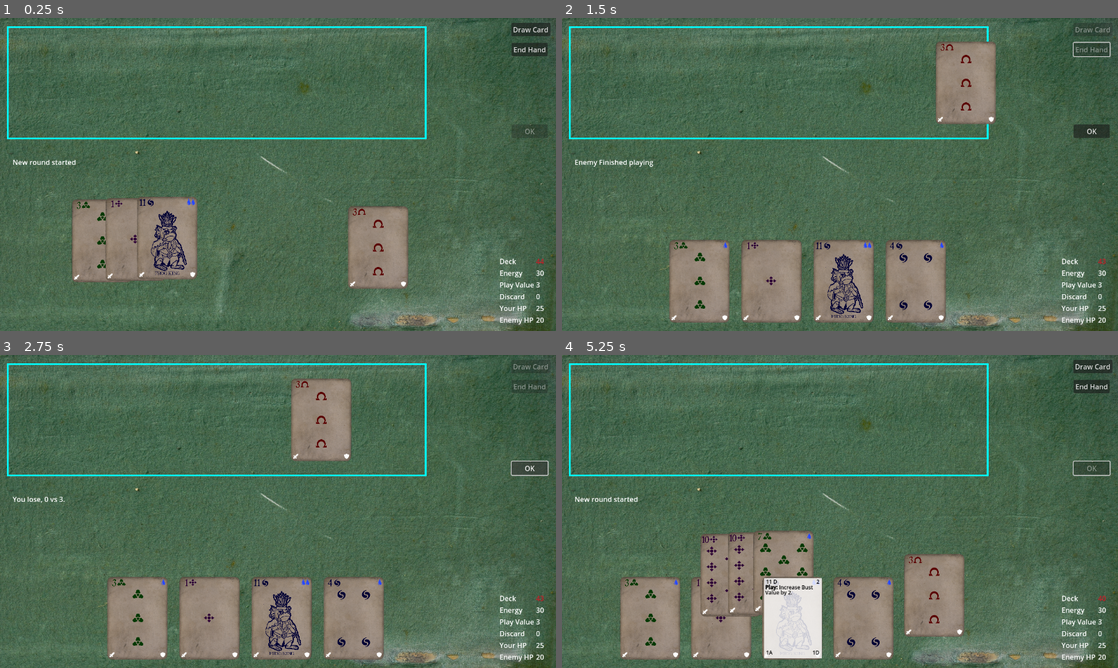
Above: before the commit, frames 1-4 (two rows, left to right).
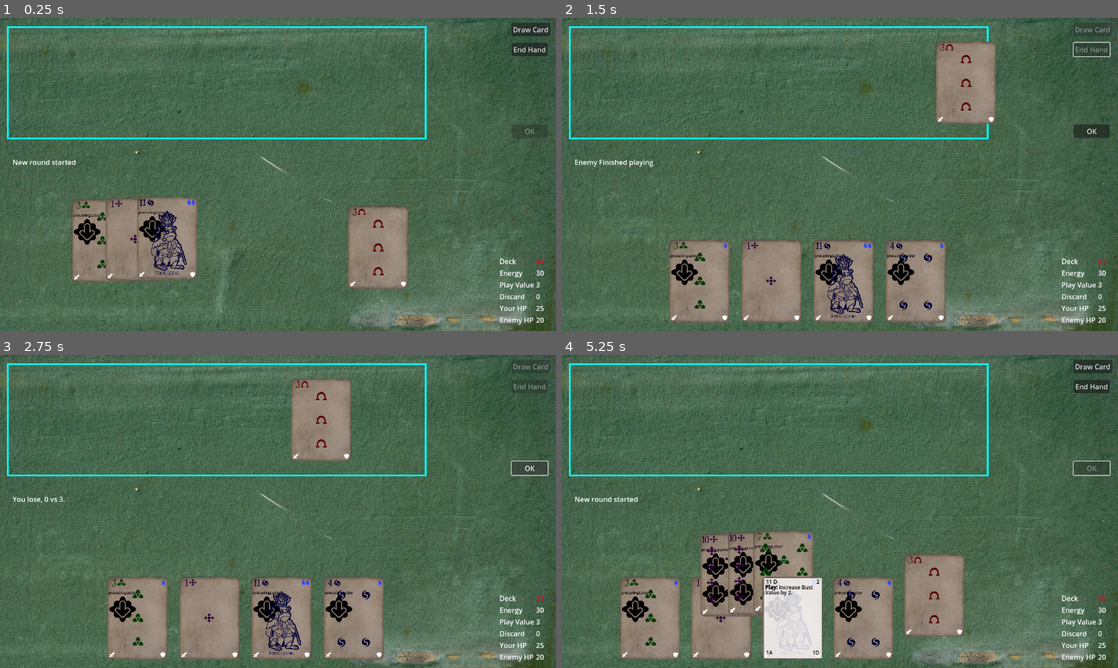
Above: after the commit, the same moments.

Repository: TicklesTheBrain/CardBuilder
Game: Godot game, scene res://game.tscn
The game is run twice, just before and just after one commit, with the same random seed, the same clock (stepped at 60 frames per second) and the same inputs.
Inputs (mouse positions are in pixels of both pictures, inside the frame that each line leads up to):
- Up to frame 1 (0.25 s): no input
- Up to frame 2 (1.5 s): click "Draw Card" at 0.5 s; click "End Hand" at 1.25 s
- Up to frame 3 (2.75 s): click "OK" at 2 s
- Up to frame 4 (5.25 s): click "OK" at 2.75 s; click "OK" at 3.5 s; drag from (701, 617) to (845, 617) at 4.27 s; tap Enter at 5 s; drag from (773, 617) to (917, 617) at 5.02 s

The runs differ from the first frame. In frame 1, 0.5% of the frame differs, in the area x 13-30%, y 61-73%; in frame 2, 0.7%; in frame 3, 0.7%; in frame 4, 1.7%, in the area x 10-54%, y 60-86%.

Commit message:
hooking up effect symbols

Diff:
--- a/cardEffectDisplayProperties.gd
+++ b/cardDisplayProperties.gd
@@ -1,5 +1,5 @@
 extends Resource
-class_name CardInfoDisplayProperties
+class_name CardDisplayProperties
 
 @export var identifier: String
 @export var texture: Texture2D
--- a/cardEffects/cardEffect.gd
+++ b/cardEffects/cardEffect.gd
@@ -10,6 +10,7 @@
 @export var followUpEffects: Array[CardEffect] = []
 @export var includeFollowUpText: bool = false
 @export var subjectActor: GameStateContext.ActorType
+@export var effectSymbols: Array[EffectDisplayProperties.SymbolFlags]
 
 func trigger(ctxt: GameStateContext):
 	#print('trigger launched', conditionals)
--- a/cardImageTemplate.gd
+++ b/cardImageTemplate.gd
@@ -16,14 +16,44 @@
 @export var cardNameLabel: Label
 
 @export_group("Card Display Properties")
+@export var maxColumnItems: int = 10
 @export var typeProperties: Array[CardTypeDisplayProperties]
-@export var cardEffectSymbolReference: Array[CardInfoDisplayProperties]
-@export var conditionalSymbolReference: Array[CardInfoDisplayProperties]
-@export var modifierSymbolReference: Array[CardInfoDisplayProperties]
-
+@export var cardEffectSymbolReference: Array[EffectDisplayProperties]
+@export var playConditionSymbol: Texture2D
 @export var defaultSymbol: Texture2D
 
+var columnNodes = []
+
 func setup(cardData: CardData):
+
+	if cardData.playConditionals.size() > 0:
+		columnNodes.push_back(addSymbol(playConditionSymbol))
+
+	addSymbols(cardData.value.modifiers.map(func(m): return m.modifierName), cardEffectSymbolReference)
+	addSymbols(cardData.cost.modifiers.map(func(m): return m.modifierName), cardEffectSymbolReference)
+	addSymbols(cardData.attack.modifiers.map(func(m): return m.modifierName), cardEffectSymbolReference)
+	addSymbols(cardData.defence.modifiers.map(func(m): return m.modifierName), cardEffectSymbolReference)
+	addSymbols(cardData.startMatchEffects.map(func(m): return m.effectName), cardEffectSymbolReference, "S:")
+	addSymbols(cardData.drawEffects.map(func(m): return m.effectName), cardEffectSymbolReference, "D:")
+	addSymbols(cardData.onPlayEffects.map(func(m): return m.effectName), cardEffectSymbolReference, "P:")
+	addSymbols(cardData.onWinEffects.map(func(m): return m.effectName), cardEffectSymbolReference, "W:")
+	addSymbols(cardData.onLoseEffects.map(func(m): return m.effectName), cardEffectSymbolReference, "L:")
+	addSymbols(cardData.onBustEffects.map(func(m): return m.effectName), cardEffectSymbolReference, "B:")
+	addSymbols(cardData.endRoundEffects.map(func(m): return m.effectName), cardEffectSymbolReference, "E:")
+
+	if columnNodes.size() > maxColumnItems:
+		for node in columnNodes:
+			node.visible = false
+		addLetter('S')
+		addLetter('O')
+		addLetter(" ")
+		addLetter("M")
+		addLetter("A")
+		addLetter("N")
+		addLetter("Y")
+
+	if cardData.cardName == "null":
+		CardNamingLord.askToNameCard(cardData)
 
 	var value = cardData.getValue()
 	numberLabel.text = str(value)
@@ -70,22 +100,7 @@
 		for i in range(defence-1):
 			doublingShield = doublingShield.doubleWithOffset()
 
-	addSymbols(cardData.playConditionals.map(func(c): return c.conditionalName), conditionalSymbolReference)
-	addSymbols(cardData.value.modifiers.map(func(m): return m.modifierName), modifierSymbolReference)
-	addSymbols(cardData.cost.modifiers.map(func(m): return m.modifierName), modifierSymbolReference)
-	addSymbols(cardData.attack.modifiers.map(func(m): return m.modifierName), modifierSymbolReference)
-	addSymbols(cardData.defence.modifiers.map(func(m): return m.modifierName), modifierSymbolReference)
-	addSymbols(cardData.startMatchEffects.map(func(m): return m.effectName), cardEffectSymbolReference, "S:")
-	addSymbols(cardData.drawEffects.map(func(m): return m.effectName), cardEffectSymbolReference, "D:")
-	addSymbols(cardData.onPlayEffects.map(func(m): return m.effectName), cardEffectSymbolReference, "P:")
-	addSymbols(cardData.onWinEffects.map(func(m): return m.effectName), cardEffectSymbolReference, "W:")
-	addSymbols(cardData.onLoseEffects.map(func(m): return m.effectName), cardEffectSymbolReference, "L:")
-	addSymbols(cardData.onBustEffects.map(func(m): return m.effectName), cardEffectSymbolReference, "B:")
-	addSymbols(cardData.endRoundEffects.map(func(m): return m.effectName), cardEffectSymbolReference, "E:")
-
-
-func addSymbols(identifierArray, identifierReference: Array[CardInfoDisplayProperties], precedingLetter = null):
-	#TODO: add clauses for too many symbols
+func addSymbols(identifierArray, identifierReference: Array[EffectDisplayProperties], precedingLetter = null):
 	var letterAdded = false
 	for id in identifierArray:
 		if id == null:
@@ -95,12 +110,9 @@
 		if matching.size() > 0:
 			symbolTexture = matching[0].texture
 		if not letterAdded and precedingLetter != null:
-			var newLetter = infoColumnLetter.duplicate()
-			newLetter.text = precedingLetter
-			infoSymbolsColumn.add_child(newLetter)
-			newLetter.visible = true
+			columnNodes.push_back(addLetter("precedingLetter"))
 			letterAdded = true
-		addSymbol(symbolTexture)
+		columnNodes.push_back(addSymbol(symbolTexture))
 
 
 func addSymbol(texture: Texture2D):
@@ -109,3 +121,11 @@
 	newSymbol.texture = texture
 	infoSymbolsColumn.add_child(newSymbol)
 	newSymbol.visible = true
+	return newSymbol
+
+func addLetter(letterToAdd: String):
+	var newLetter = infoColumnLetter.duplicate()
+	newLetter.text = letterToAdd
+	infoSymbolsColumn.add_child(newLetter)
+	newLetter.visible = true
+	return newLetter
--- a/cardImageTemplate.tscn
+++ b/cardImageTemplate.tscn
@@ -1,11 +1,11 @@
-[gd_scene load_steps=19 format=3 uid="uid://c4t3gpgrn0fx3"]
+[gd_scene load_steps=66 format=3 uid="uid://c4t3gpgrn0fx3"]
 
 [ext_resource type="Script" path="res://cardImageTemplate.gd" id="1_0ivgc"]
 [ext_resource type="Texture2D" uid="uid://yjm7ihicna6h" path="res://assets/cardFrontBackground.png" id="1_jh6uf"]
 [ext_resource type="Texture2D" uid="uid://gi762hjifjgk" path="res://assets/specialCardFaces/BatKing.png" id="2_10xu8"]
 [ext_resource type="Texture2D" uid="uid://cq124k65g070u" path="res://assets/cardParamSymbols/manaDrop.png" id="2_rlkwh"]
 [ext_resource type="FontFile" uid="uid://d3orine1p7k7d" path="res://fonts/OLDSH___.TTF" id="3_87qla"]
-[ext_resource type="Texture2D" uid="uid://cilwu14rk48nx" path="res://assets/cardInfoSymbols/card_add.png" id="3_pvqw0"]
+[ext_resource type="Texture2D" uid="uid://cilwu14rk48nx" path="res://assets/cardInfoSymbols/cardDrawSym.png" id="3_pvqw0"]
 [ext_resource type="Script" path="res://cardInterfaceStuff/typeDisplay.gd" id="3_rpyhr"]
 [ext_resource type="Texture2D" uid="uid://chj8mjmxg322o" path="res://assets/cardTypeSymbols/symbolT.png" id="6_dv4bh"]
 [ext_resource type="Texture2D" uid="uid://bru5bfyu7p22" path="res://assets/cardParamSymbols/shield.png" id="8_om3ep"]
@@ -14,6 +14,30 @@
 [ext_resource type="Texture2D" uid="uid://bgtve4d23yr6w" path="res://assets/cardTypeSymbols/symbolS.png" id="11_amyvl"]
 [ext_resource type="Texture2D" uid="uid://ccghpll8o6r4g" path="res://assets/cardTypeSymbols/symbolD.png" id="13_m2d73"]
 [ext_resource type="Texture2D" uid="uid://b2t5os3i8osfs" path="res://assets/cardTypeSymbols/symbolQ.png" id="14_6qolb"]
+[ext_resource type="Script" path="res://cardInterfaceStuff/effectDisplayProperties.gd" id="15_mwoi4"]
+[ext_resource type="Texture2D" uid="uid://ctdinche2d6ok" path="res://assets/cardInfoSymbols/bustDownSym.png" id="16_3d2d7"]
+[ext_resource type="Texture2D" uid="uid://fyapjh5oi8us" path="res://assets/cardInfoSymbols/bustUpSym.png" id="17_nmnrj"]
+[ext_resource type="Texture2D" uid="uid://1q1uce8mi2o8" path="res://assets/cardInfoSymbols/cardAddSym.png" id="18_kf6f6"]
+[ext_resource type="Texture2D" uid="uid://djmopo04klui4" path="res://assets/cardInfoSymbols/cardDestroySym.png" id="19_45fm6"]
+[ext_resource type="Texture2D" uid="uid://b8q2qy7mxflcj" path="res://assets/cardInfoSymbols/cardDiscardSym.png" id="20_p76iv"]
+[ext_resource type="Texture2D" uid="uid://ba0pkhx7d82ga" path="res://assets/cardInfoSymbols/createCardSym.png" id="21_qnhvt"]
+[ext_resource type="Texture2D" uid="uid://oa16klgs2oa0" path="res://assets/cardInfoSymbols/discardSelfSym.png" id="22_esqs5"]
+[ext_resource type="Texture2D" uid="uid://lt622qw2hgq4" path="res://assets/cardInfoSymbols/graftSym.png" id="23_gimpc"]
+[ext_resource type="Texture2D" uid="uid://bdk735xcafq66" path="res://assets/cardInfoSymbols/manaMinusSym.png" id="24_58spe"]
+[ext_resource type="Texture2D" uid="uid://3xvot07h2s1b" path="res://assets/cardInfoSymbols/manaPlusSym.png" id="25_hh1dy"]
+[ext_resource type="Texture2D" uid="uid://vnkfewfkbqkc" path="res://assets/cardInfoSymbols/multiManaMinusSym.png" id="26_ivmlg"]
+[ext_resource type="Texture2D" uid="uid://dvfxh6adgm4ud" path="res://assets/cardInfoSymbols/multiManaPlusSym.png" id="27_1rt4o"]
+[ext_resource type="Texture2D" uid="uid://bn3virg4d6oip" path="res://assets/cardInfoSymbols/shieldUpSym.png" id="28_ep7gp"]
+[ext_resource type="Texture2D" uid="uid://dgxe505tsdsyl" path="res://assets/cardInfoSymbols/shieldDownSym.png" id="29_urlhp"]
+[ext_resource type="Texture2D" uid="uid://cvxr13aiv3xw6" path="res://assets/cardInfoSymbols/multiShieldSym.png" id="30_nod7w"]
+[ext_resource type="Texture2D" uid="uid://dg0s7aahhlav6" path="res://assets/cardInfoSymbols/swordUpSym.png" id="31_hbsox"]
+[ext_resource type="Texture2D" uid="uid://coqs5xchy0834" path="res://assets/cardInfoSymbols/swordDownSym.png" id="32_fdf8n"]
+[ext_resource type="Texture2D" uid="uid://rrnjxbu4mjj5" path="res://assets/cardInfoSymbols/multiSwordSym.png" id="33_vgrqk"]
+[ext_resource type="Texture2D" uid="uid://0phbw3dey6cw" path="res://assets/cardInfoSymbols/xUpSym.png" id="34_n6nk0"]
+[ext_resource type="Texture2D" uid="uid://c3fdci3uqpuvr" path="res://assets/cardInfoSymbols/xDownSym.png" id="35_b5kkd"]
+[ext_resource type="Texture2D" uid="uid://dubjgun2j3bsb" path="res://assets/cardInfoSymbols/xUnknownSym.png" id="36_qlgx8"]
+[ext_resource type="Texture2D" uid="uid://d0y3xgdyqggy8" path="res://assets/cardInfoSymbols/modifierSym.png" id="37_sv7v1"]
+[ext_resource type="Texture2D" uid="uid://ce5ppkuubkmrf" path="res://assets/cardInfoSymbols/jesterSym.png" id="38_qyqde"]
 
 [sub_resource type="Resource" id="Resource_ve20g"]
 script = ExtResource("3_rpyhr")
@@ -38,6 +62,144 @@
 cardType = 3
 cardSymbolSprite = ExtResource("14_6qolb")
 typeColor = Color(0.415686, 0.0392157, 0.45098, 1)
+
+[sub_resource type="Resource" id="Resource_si11j"]
+script = ExtResource("15_mwoi4")
+cardEffectSymbolFlag = 0
+identifier = ""
+texture = ExtResource("16_3d2d7")
+
+[sub_resource type="Resource" id="Resource_23cca"]
+script = ExtResource("15_mwoi4")
+cardEffectSymbolFlag = 1
+identifier = ""
+texture = ExtResource("17_nmnrj")
+
+[sub_resource type="Resource" id="Resource_hp68o"]
+script = ExtResource("15_mwoi4")
+cardEffectSymbolFlag = 2
+identifier = ""
+texture = ExtResource("18_kf6f6")
+
+[sub_resource type="Resource" id="Resource_qhiwk"]
+script = ExtResource("15_mwoi4")
+cardEffectSymbolFlag = 3
+identifier = ""
+texture = ExtResource("19_45fm6")
+
+[sub_resource type="Resource" id="Resource_2yugf"]
+script = ExtResource("15_mwoi4")
+cardEffectSymbolFlag = 4
+identifier = ""
+texture = ExtResource("20_p76iv")
+
+[sub_resource type="Resource" id="Resource_3q57m"]
+script = ExtResource("15_mwoi4")
+cardEffectSymbolFlag = 5
+identifier = ""
+texture = ExtResource("3_pvqw0")
+
+[sub_resource type="Resource" id="Resource_okoi8"]
+script = ExtResource("15_mwoi4")
+cardEffectSymbolFlag = 6
+identifier = ""
+texture = ExtResource("21_qnhvt")
+
+[sub_resource type="Resource" id="Resource_f2dl7"]
+script = ExtResource("15_mwoi4")
+cardEffectSymbolFlag = 7
+identifier = ""
+texture = ExtResource("22_esqs5")
+
+[sub_resource type="Resource" id="Resource_qjv0l"]
+script = ExtResource("15_mwoi4")
+cardEffectSymbolFlag = 8
+identifier = ""
+texture = ExtResource("23_gimpc")
+
+[sub_resource type="Resource" id="Resource_8mg32"]
+script = ExtResource("15_mwoi4")
+cardEffectSymbolFlag = 9
+identifier = ""
+texture = ExtResource("24_58spe")
+
+[sub_resource type="Resource" id="Resource_5ru8q"]
+script = ExtResource("15_mwoi4")
+cardEffectSymbolFlag = 10
+identifier = ""
+texture = ExtResource("25_hh1dy")
+
+[sub_resource type="Resource" id="Resource_ge3rs"]
+script = ExtResource("15_mwoi4")
+cardEffectSymbolFlag = 11
+identifier = ""
+texture = ExtResource("26_ivmlg")
+
+[sub_resource type="Resource" id="Resource_85sy8"]
+script = ExtResource("15_mwoi4")
+cardEffectSymbolFlag = 12
+identifier = ""
+texture = ExtResource("27_1rt4o")
+
+[sub_resource type="Resource" id="Resource_rfcp4"]
+script = ExtResource("15_mwoi4")
+cardEffectSymbolFlag = 13
+identifier = ""
+texture = ExtResource("28_ep7gp")
+
+[sub_resource type="Resource" id="Resource_w5ssd"]
+script = ExtResource("15_mwoi4")
+cardEffectSymbolFlag = 14
+identifier = ""
+texture = ExtResource("29_urlhp")
+
+[sub_resource type="Resource" id="Resource_3stci"]
+script = ExtResource("15_mwoi4")
+cardEffectSymbolFlag = 18
+identifier = ""
+texture = ExtResource("30_nod7w")
+
+[sub_resource type="Resource" id="Resource_6cg1p"]
+script = ExtResource("15_mwoi4")
+cardEffectSymbolFlag = 16
+identifier = ""
+texture = ExtResource("31_hbsox")
+
+[sub_resource type="Resource" id="Resource_4kcd4"]
+script = ExtResource("15_mwoi4")
+cardEffectSymbolFlag = 17
+identifier = ""
+texture = ExtResource("32_fdf8n")
+
+[sub_resource type="Resource" id="Resource_u8jst"]
+script = ExtResource("15_mwoi4")
+cardEffectSymbolFlag = 18
+identifier = ""
+texture = ExtResource("33_vgrqk")
+
+[sub_resource type="Resource" id="Resource_7cvb4"]
+script = ExtResource("15_mwoi4")
+cardEffectSymbolFlag = 19
+identifier = ""
+texture = ExtResource("34_n6nk0")
+
+[sub_resource type="Resource" id="Resource_8fe4m"]
+script = ExtResource("15_mwoi4")
+cardEffectSymbolFlag = 20
+identifier = ""
+texture = ExtResource("35_b5kkd")
+
+[sub_resource type="Resource" id="Resource_n4tox"]
+script = ExtResource("15_mwoi4")
+cardEffectSymbolFlag = 21
+identifier = ""
+texture = ExtResource("36_qlgx8")
+
+[sub_resource type="Resource" id="Resource_otds3"]
+script = ExtResource("15_mwoi4")
+cardEffectSymbolFlag = 22
+identifier = ""
+texture = ExtResource("37_sv7v1")
 
 [node name="SubViewport" type="SubViewport" node_paths=PackedStringArray("infoSymbolsColumn", "infoColumnLetter", "infoColumnSymbol", "numberLabel", "cornerSymbol", "symbolPositions", "coloredGroup", "doublingMana", "doublingShield", "doublingSword", "cardFace", "cardNameLabel")]
 transparent_bg = true
@@ -58,7 +220,8 @@
 cardFace = NodePath("DebugNestingLevel/ColoredGroup/TextureRect")
 cardNameLabel = NodePath("DebugNestingLevel/ColoredGroup/cardName")
 typeProperties = Array[ExtResource("3_rpyhr")]([SubResource("Resource_ve20g"), SubResource("Resource_11f8w"), SubResource("Resource_kggi4"), SubResource("Resource_cqa7h")])
-defaultSymbol = ExtResource("8_om3ep")
+cardEffectSymbolReference = Array[ExtResource("15_mwoi4")]([SubResource("Resource_si11j"), SubResource("Resource_23cca"), SubResource("Resource_hp68o"), SubResource("Resource_qhiwk"), SubResource("Resource_2yugf"), SubResource("Resource_3q57m"), SubResource("Resource_okoi8"), SubResource("Resource_f2dl7"), SubResource("Resource_qjv0l"), SubResource("Resource_8mg32"), SubResource("Resource_5ru8q"), SubResource("Resource_ge3rs"), SubResource("Resource_85sy8"), SubResource("Resource_rfcp4"), SubResource("Resource_w5ssd"), SubResource("Resource_3stci"), SubResource("Resource_6cg1p"), SubResource("Resource_4kcd4"), SubResource("Resource_u8jst"), SubResource("Resource_7cvb4"), SubResource("Resource_8fe4m"), SubResource("Resource_n4tox"), SubResource("Resource_otds3")])
+defaultSymbol = ExtResource("38_qyqde")
 
 [node name="DebugNestingLevel" type="Node2D" parent="."]
 
@@ -68,7 +231,6 @@
 [node name="Subcamera" type="Camera2D" parent="DebugNestingLevel"]
 
 [node name="InfoSymbolColumn" type="VBoxContainer" parent="DebugNestingLevel"]
-visible = false
 modulate = Color(0, 0, 0, 1)
 offset_left = -237.0
 offset_top = -237.0
@@ -76,6 +238,7 @@
 offset_bottom = 274.0
 
 [node name="InfoColumnLetter" type="Label" parent="DebugNestingLevel/InfoSymbolColumn"]
+visible = false
 layout_mode = 2
 theme_override_colors/font_color = Color(0, 0, 0, 1)
 theme_override_font_sizes/font_size = 30
@@ -83,47 +246,9 @@
 horizontal_alignment = 1
 
 [node name="InfoColumnSymbol" type="TextureRect" parent="DebugNestingLevel/InfoSymbolColumn"]
+visible = false
 layout_mode = 2
 texture = ExtResource("2_rlkwh")
-expand_mode = 4
-
-[node name="TextureRect2" type="TextureRect" parent="DebugNestingLevel/InfoSymbolColumn"]
-layout_mode = 2
-texture = ExtResource("3_pvqw0")
-expand_mode = 4
-
-[node name="Label2" type="Label" parent="DebugNestingLevel/InfoSymbolColumn"]
-layout_mode = 2
-theme_override_colors/font_color = Color(0, 0, 0, 1)
-theme_override_font_sizes/font_size = 30
-text = "D:"
-horizontal_alignment = 1
-
-[node name="TextureRect3" type="TextureRect" parent="DebugNestingLevel/InfoSymbolColumn"]
-layout_mode = 2
-texture = ExtResource("2_rlkwh")
-expand_mode = 4
-
-[node name="TextureRect4" type="TextureRect" parent="DebugNestingLevel/InfoSymbolColumn"]
-layout_mode = 2
-texture = ExtResource("3_pvqw0")
-expand_mode = 4
-
-[node name="Label3" type="Label" parent="DebugNestingLevel/InfoSymbolColumn"]
-layout_mode = 2
-theme_override_colors/font_color = Color(0, 0, 0, 1)
-theme_override_font_sizes/font_size = 30
-text = "W:"
-horizontal_alignment = 1
-
-[node name="TextureRect5" type="TextureRect" parent="DebugNestingLevel/InfoSymbolColumn"]
-layout_mode = 2
-texture = ExtResource("2_rlkwh")
-expand_mode = 4
-
-[node name="TextureRect6" type="TextureRect" parent="DebugNestingLevel/InfoSymbolColumn"]
-layout_mode = 2
-texture = ExtResource("3_pvqw0")
 expand_mode = 4
 
 [node name="ColoredGroup" type="CanvasGroup" parent="DebugNestingLevel"]
--- /dev/null
+++ b/cardInterfaceStuff/effectDisplayProperties.gd
@@ -0,0 +1,6 @@
+extends CardDisplayProperties
+class_name EffectDisplayProperties
+
+enum SymbolFlags {BUST_DOWN, BUST_UP, CARD_ADD, CARD_DESTROY, CARD_DISCARD, CARD_DRAW, CARD_CREATE, DISCARD_SELF, CARD_GRAFT, MANA_MINUS, MANA_PLUS, MULTI_MANA_MINUS, MULTI_MANA_PLUS, SHIELD_UP, SHIELD_DOWN, SHIELD_MULTI, SWORD_UP, SWORD_DOWN, SWORD_MULTI, X_UP, X_DOWN, X_UNKNOWN, MULTI_MODIFIER}
+
+@export var cardEffectSymbolFlag: SymbolFlags
--- a/cardNamingLord.gd
+++ b/cardNamingLord.gd
@@ -1,6 +1,6 @@
 extends Node
 
-@export var cardFaceReference: Array[CardInfoDisplayProperties]
+@export var cardFaceReference: Array[CardDisplayProperties]
 
 var usedNames: Array[String] = []
 
--- a/card_naming_lord.tscn
+++ b/card_naming_lord.tscn
@@ -1,7 +1,7 @@
 [gd_scene load_steps=27 format=3 uid="uid://br1m8pkbiuqnf"]
 
 [ext_resource type="Script" path="res://cardNamingLord.gd" id="1_6cdnq"]
-[ext_resource type="Script" path="res://cardEffectDisplayProperties.gd" id="2_ddla3"]
+[ext_resource type="Script" path="res://cardDisplayProperties.gd" id="2_ddla3"]
 [ext_resource type="Texture2D" uid="uid://bcw4n7f5gfeg1" path="res://assets/specialCardFaces/AngryApe.png" id="3_6qiuq"]
 [ext_resource type="Texture2D" uid="uid://gi762hjifjgk" path="res://assets/specialCardFaces/BatKing.png" id="4_00480"]
 [ext_resource type="Texture2D" uid="uid://bs4iu677555a2" path="res://assets/specialCardFaces/BirdLawyer.png" id="5_0kx4q"]
--- a/content/test_cards.tres
+++ b/content/test_cards.tres
@@ -53,6 +53,7 @@
 setTo = 0
 type = 1
 capAtZero = true
+modifierSymbols = Array[int]([])
 inEffect = true
 staticText = ""
 modifierName = ""
@@ -117,6 +118,7 @@
 shift = -1
 type = 0
 capAtZero = true
+modifierSymbols = Array[int]([])
 inEffect = true
 staticText = ""
 modifierName = ""
@@ -140,6 +142,7 @@
 followUpEffects = Array[Resource("res://cardEffects/cardEffect.gd")]([])
 includeFollowUpText = false
 subjectActor = 0
+effectSymbols = Array[int]([])
 
 [sub_resource type="Resource" id="Resource_he6j3"]
 script = ExtResource("3_oubj8")
@@ -209,6 +212,7 @@
 followUpEffects = Array[Resource("res://cardEffects/cardEffect.gd")]([])
 includeFollowUpText = false
 subjectActor = 0
+effectSymbols = Array[int]([])
 
 [sub_resource type="Resource" id="Resource_swqpn"]
 script = ExtResource("3_oubj8")
@@ -287,6 +291,7 @@
 followUpEffects = Array[Resource("res://cardEffects/cardEffect.gd")]([])
 includeFollowUpText = false
 subjectActor = 0
+effectSymbols = Array[int]([])
 
 [sub_resource type="Resource" id="Resource_o4n8o"]
 script = ExtResource("3_oubj8")
@@ -355,6 +360,7 @@
 followUpEffects = Array[Resource("res://cardEffects/cardEffect.gd")]([])
 includeFollowUpText = false
 subjectActor = 0
+effectSymbols = Array[int]([])
 
 [sub_resource type="Resource" id="Resource_16xpr"]
 script = ExtResource("3_oubj8")
@@ -424,6 +430,7 @@
 followUpEffects = Array[Resource("res://cardEffects/cardEffect.gd")]([])
 includeFollowUpText = false
 subjectActor = 0
+effectSymbols = Array[int]([])
 
 [sub_resource type="Resource" id="Resource_4xg7e"]
 script = ExtResource("3_oubj8")
@@ -494,6 +501,7 @@
 nonStatic = true
 type = 1
 capAtZero = true
+modifierSymbols = Array[int]([])
 inEffect = true
 staticText = ""
 modifierName = ""
@@ -568,6 +576,7 @@
 followUpEffects = Array[Resource("res://cardEffects/cardEffect.gd")]([])
 includeFollowUpText = false
 subjectActor = 0
+effectSymbols = Array[int]([])
 
 [sub_resource type="Resource" id="Resource_hmdcc"]
 script = ExtResource("3_oubj8")
@@ -653,6 +662,7 @@
 followUpEffects = Array[Resource("res://cardEffects/cardEffect.gd")]([])
 includeFollowUpText = false
 subjectActor = 0
+effectSymbols = Array[int]([])
 
 [sub_resource type="Resource" id="Resource_pfffg"]
 script = ExtResource("3_oubj8")
@@ -738,6 +748,7 @@
 followUpEffects = Array[Resource("res://cardEffects/cardEffect.gd")]([])
 includeFollowUpText = false
 subjectActor = 0
+effectSymbols = Array[int]([])
 
 [sub_resource type="Resource" id="Resource_5mm3t"]
 script = ExtResource("3_oubj8")
@@ -807,6 +818,7 @@
 followUpEffects = Array[Resource("res://cardEffects/cardEffect.gd")]([])
 includeFollowUpText = false
 subjectActor = 0
+effectSymbols = Array[int]([])
 
 [sub_resource type="Resource" id="Resource_qs1yb"]
 script = ExtResource("3_oubj8")
@@ -874,6 +886,7 @@
 cutoffCriteriaParam = 1
 type = 1
 capAtZero = true
+modifierSymbols = Array[int]([])
 inEffect = true
 staticText = ""
 modifierName = ""
@@ -897,6 +910,7 @@
 followUpEffects = Array[Resource("res://cardEffects/cardEffect.gd")]([])
 includeFollowUpText = false
 subjectActor = 0
+effectSymbols = Array[int]([])
 
 [sub_resource type="Resource" id="Resource_m3o81"]
 script = ExtResource("3_oubj8")
@@ -966,6 +980,7 @@
 followUpEffects = Array[Resource("res://cardEffects/cardEffect.gd")]([])
 includeFollowUpText = false
 subjectActor = 0
+effectSymbols = Array[int]([])
 
 [sub_resource type="Resource" id="Resource_aeh5k"]
 script = ExtResource("3_oubj8")
@@ -1035,6 +1050,7 @@
 followUpEffects = Array[Resource("res://cardEffects/cardEffect.gd")]([])
 includeFollowUpText = false
 subjectActor = 0
+effectSymbols = Array[int]([])
 
 [sub_resource type="Resource" id="Resource_thuiu"]
 script = ExtResource("3_oubj8")
@@ -1099,6 +1115,7 @@
 increaseOnMerge = false
 type = 1
 capAtZero = true
+modifierSymbols = Array[int]([])
 inEffect = true
 staticText = ""
 modifierName = ""
@@ -1121,6 +1138,7 @@
 followUpEffects = Array[Resource("res://cardEffects/cardEffect.gd")]([])
 includeFollowUpText = false
 subjectActor = 0
+effectSymbols = Array[int]([])
 
 [sub_resource type="Resource" id="Resource_ad17n"]
 script = ExtResource("3_oubj8")
@@ -1264,6 +1282,7 @@
 followUpEffects = Array[Resource("res://cardEffects/cardEffect.gd")]([])
 includeFollowUpText = false
 subjectActor = 0
+effectSymbols = Array[int]([])
 
 [sub_resource type="Resource" id="Resource_81elk"]
 script = ExtResource("7_uut4y")
@@ -1276,6 +1295,7 @@
 followUpEffects = Array[Resource("res://cardEffects/cardEffect.gd")]([SubResource("Resource_nmgbw")])
 includeFollowUpText = true
 subjectActor = 0
+effectSymbols = Array[int]([])
 
 [sub_resource type="Resource" id="Resource_c46vx"]
 script = ExtResource("3_oubj8")
@@ -1344,6 +1364,7 @@
 followUpEffects = Array[Resource("res://cardEffects/cardEffect.gd")]([])
 includeFollowUpText = false
 subjectActor = 0
+effectSymbols = Array[int]([])
 
 [sub_resource type="Resource" id="Resource_ucj0k"]
 script = ExtResource("7_uut4y")
@@ -1356,6 +1377,7 @@
 followUpEffects = Array[Resource("res://cardEffects/cardEffect.gd")]([])
 includeFollowUpText = false
 subjectActor = 0
+effectSymbols = Array[int]([])
 
 [sub_resource type="Resource" id="Resource_r75yl"]
 script = ExtResource("3_oubj8")
--- a/modifiers/paramModifier.gd
+++ b/modifiers/paramModifier.gd
@@ -3,6 +3,7 @@
 
 @export var type: CardParam.ParamType
 @export var capAtZero: bool = true
+@export var modifierSymbols: Array[EffectDisplayProperties.SymbolFlags]
 
 func calculate(ctxt: GameStateContext, currValue: int, card: CardData) -> int:
     if not active:
